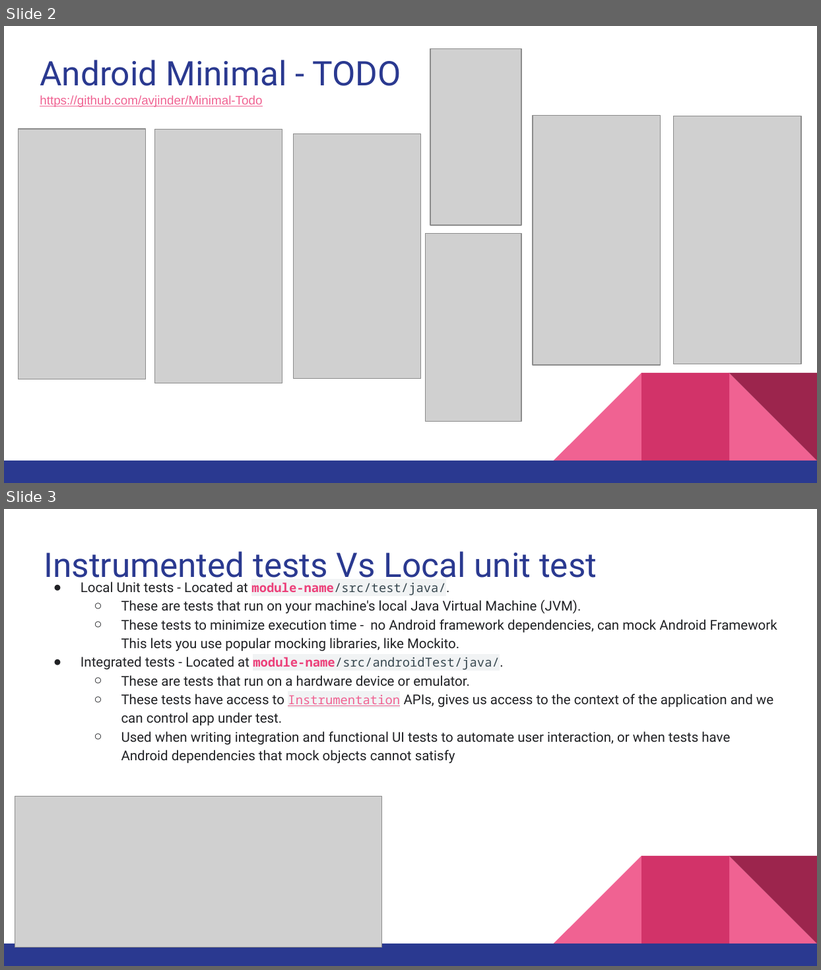
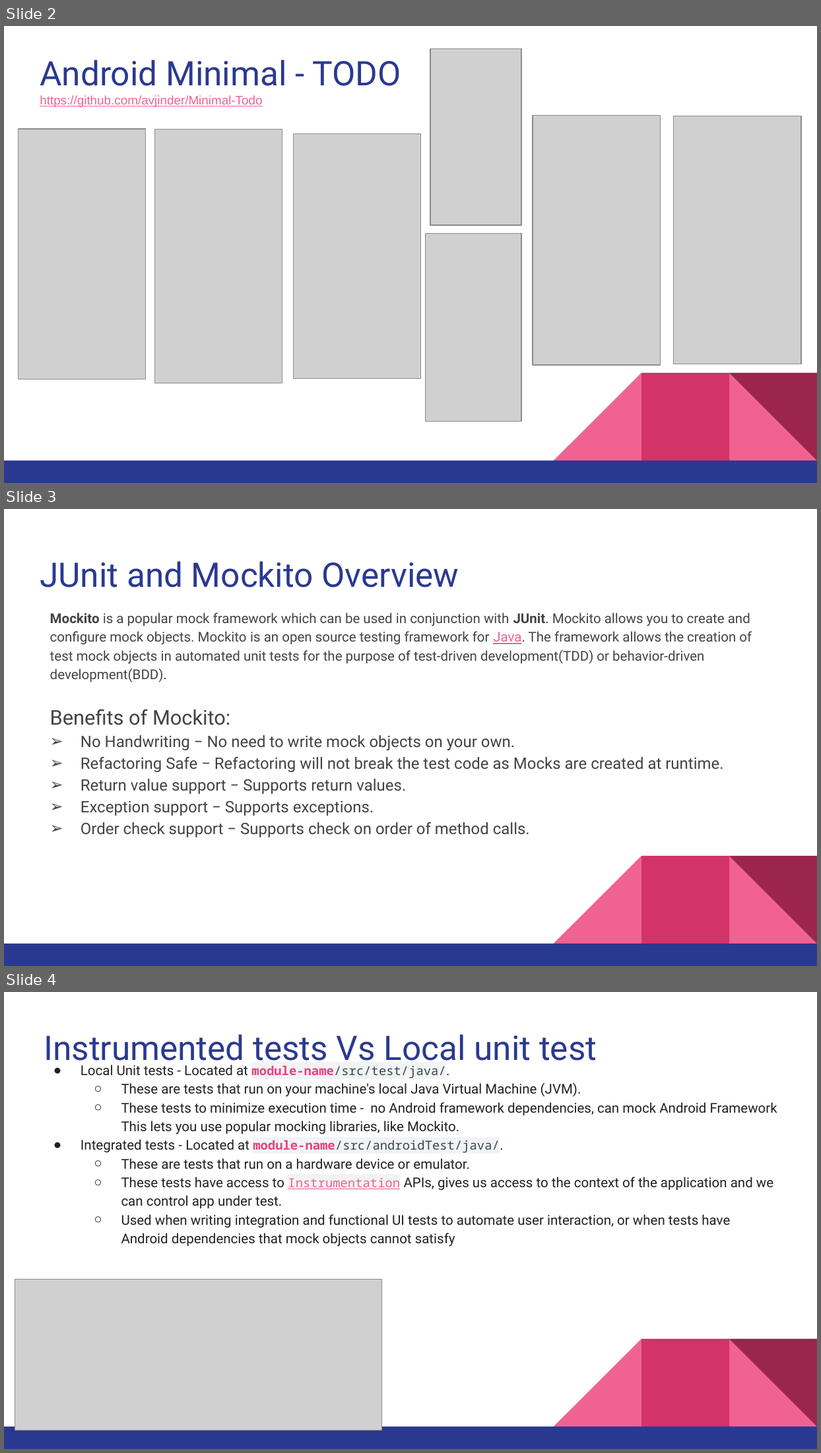
Before and after one commit to sowmya9029/Milestone1-softwaretesting, a slide deck: Team9_MinimalToDo.pptx. Shown one above the other, each under a label of ours: slides 2 and 3 before the commit, slides 2, 3 and 4 after it. The pictures are 821x970 and 821x1453 pixels, drawn with LibreOffice and Linux fonts; fonts in the diff are those of the drawing; grey boxes stand for pictures. Boxes give left, top, right and bottom in pixels: in the first picture for what was removed or moved away, otherwise in the second. Text is boxed around its words. In the diff, an @@ line names an element or a change of style, - is before the commit and + after.

```diff
--- a/Team9_MinimalToDo.pptx
+++ b/Team9_MinimalToDo.pptx
@@ slide 3 added at bbox=[4, 509, 817, 966], background #FFFFFF; not listed: 5 template elements that a slide beside it also shows @@
@@ title added at bbox=[40, 561, 459, 588], 30 pt, text #2A3990 @@
+JUnit and Mockito Overview
@@ text added at bbox=[50, 613, 752, 838], 12 pt, text #434343 @@
+Mockito is a popular mock framework which can be used in conjunction with JUnit. Mockito allows you to create and configure mock objects. Mockito is an open source testing framework for Java. The framework allows the creation of test mock objects in automated unit tests for the purpose of test-driven development(TDD) or behavior-driven development(BDD).
+Benefits of Mockito:
+➢ No Handwriting − No need to write mock objects on your own.
+➢ Refactoring Safe − Refactoring will not break the test code as Mocks are created at runtime.
+➢ Return value support − Supports return values.
+➢ Exception support − Supports exceptions.
+➢ Order check support − Supports check on order of method calls.
@@ what was slide 3 is now slide 4 @@
```
